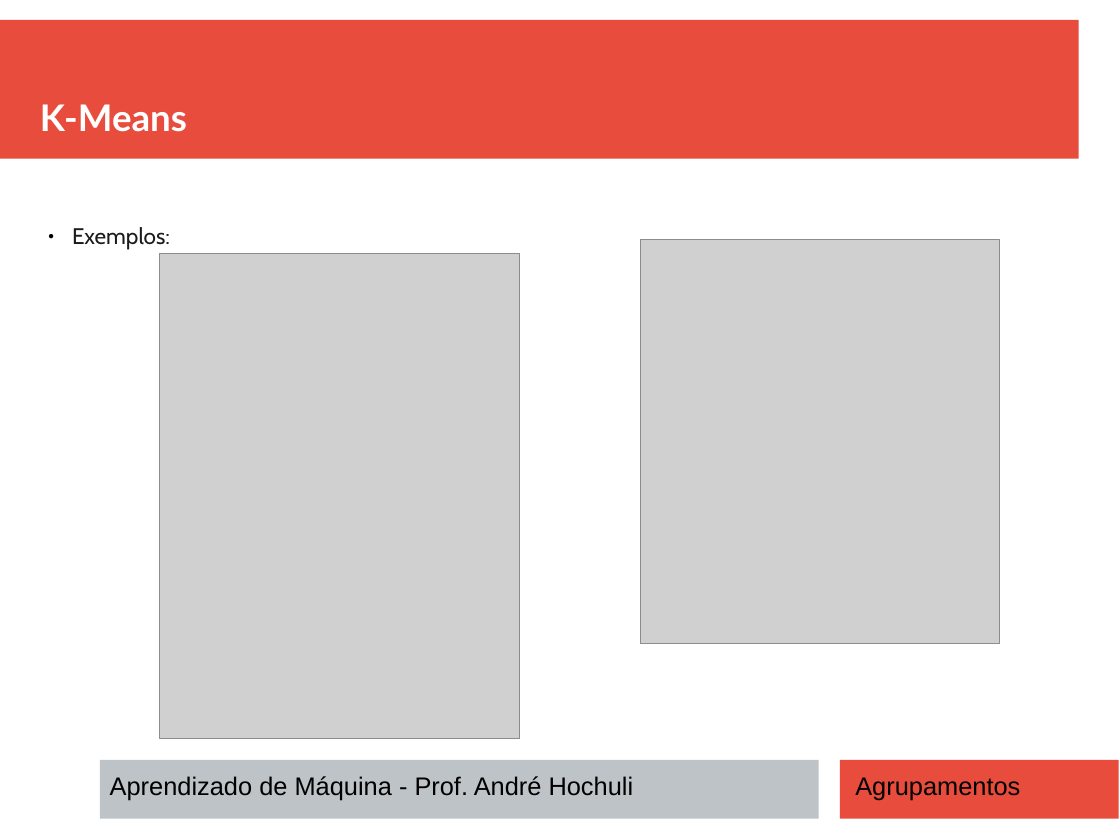
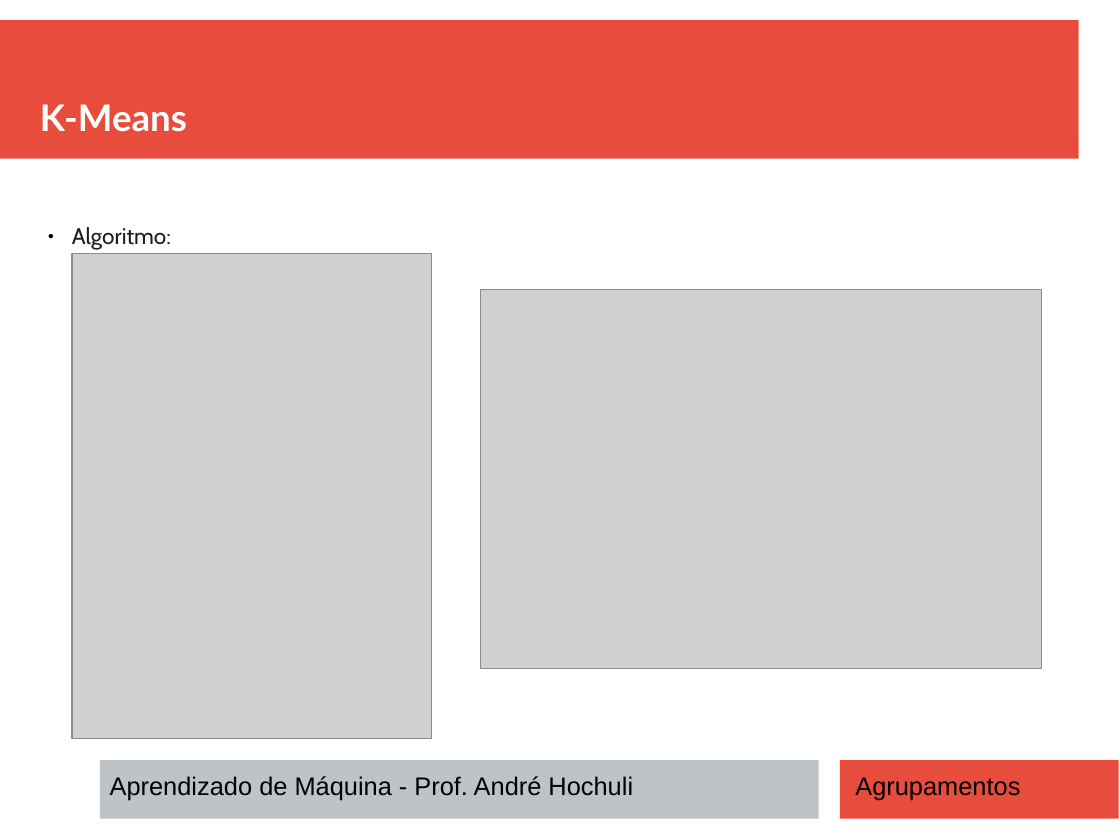
Before and after one commit to andrehochuli/teaching, a slide deck: slide 8 of AprendizadoMaquina/Tópico 03 - Aprendizado Não Supervisionado/Tópico 03 - Aprendizado - Não Supervisionado.pptx (slide 7 before the commit). Drawn at 1120x840 pixels with LibreOffice and Linux fonts; fonts in the diff are those of the drawing; grey boxes stand for pictures. Boxes give left, top, right and bottom in pixels: in the first picture for what was removed or moved away, otherwise in the second. Text is boxed around its words. In the diff, an @@ line names an element or a change of style, - is before the commit and + after.

```diff
--- a/AprendizadoMaquina/Tópico 03 - Aprendizado Não Supervisionado/Tópico 03 - Aprendizado - Não Supervisionado.pptx
+++ b/AprendizadoMaquina/Tópico 03 - Aprendizado Não Supervisionado/Tópico 03 - Aprendizado - Não Supervisionado.pptx
@@ text at (72,227,171,250): text changed @@
-● Exemplos:
+● Algoritmo:
@@ picture: place and size @@
-picture at (160,254,519,740)
+picture at (72,254,432,740)
@@ picture: place and size @@
-picture at (640,240,1000,643)
+picture at (481,290,1042,668)
```
Also in this commit, not shown: 5 other slides changed, 5 other files.
